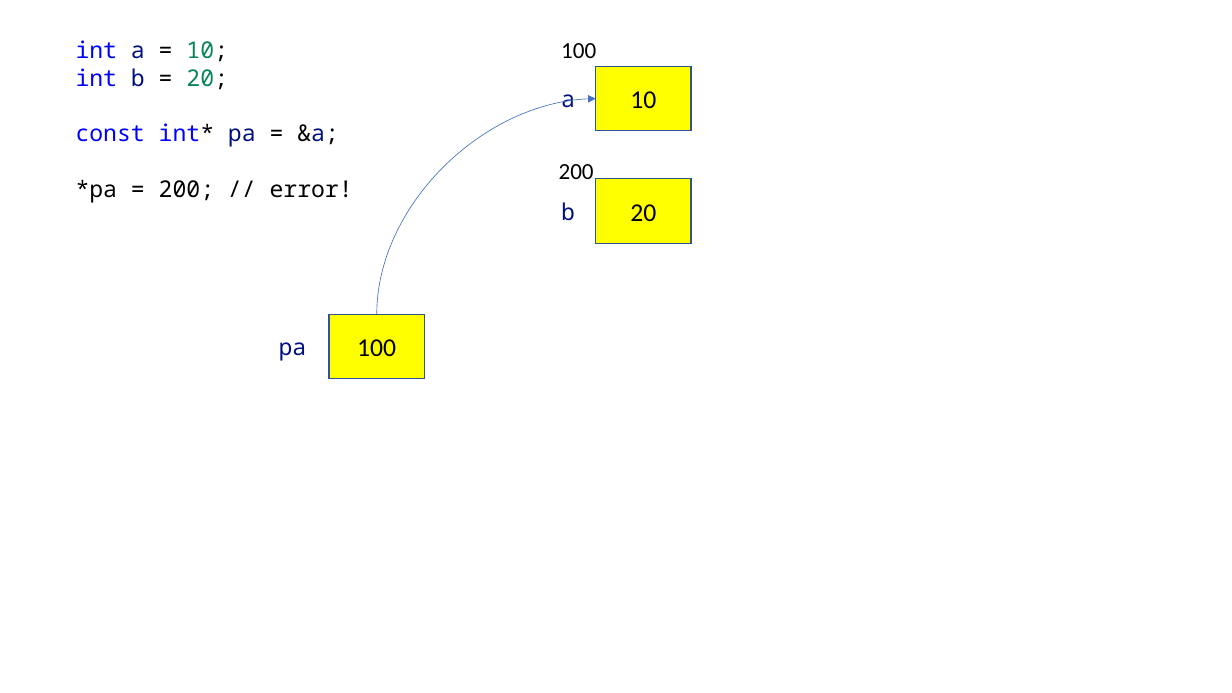
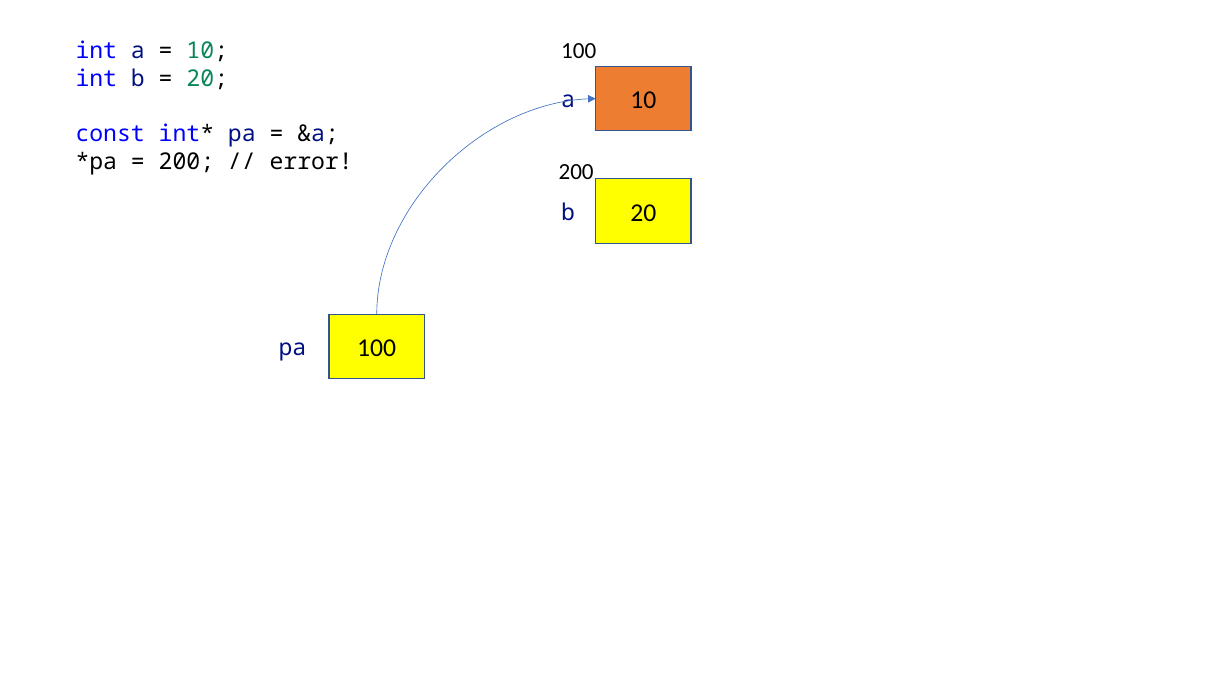
Before and after one commit to yoonichul/hyundai_20220510, a slide deck: slide 19 of 220512.pptx. Drawn at 1232x693 pixels with LibreOffice and Linux fonts; fonts in the diff are those of the drawing. Boxes give left, top, right and bottom in pixels: in the first picture for what was removed or moved away, otherwise in the second. Text is boxed around its words. In the diff, an @@ line names an element or a change of style, - is before the commit and + after.

```diff
--- a/220512.pptx
+++ b/220512.pptx
@@ text "int a = 10;" rewrapped from (76, 40, 353, 202) to (76, 40, 353, 175) @@
@@ rectangle "10" at (596, 67, 691, 131): fill #FFFF00 to #ED7D31 @@
```
Also in this commit, not shown: 1 other slide changed, 2 slides added, 1 other file.
